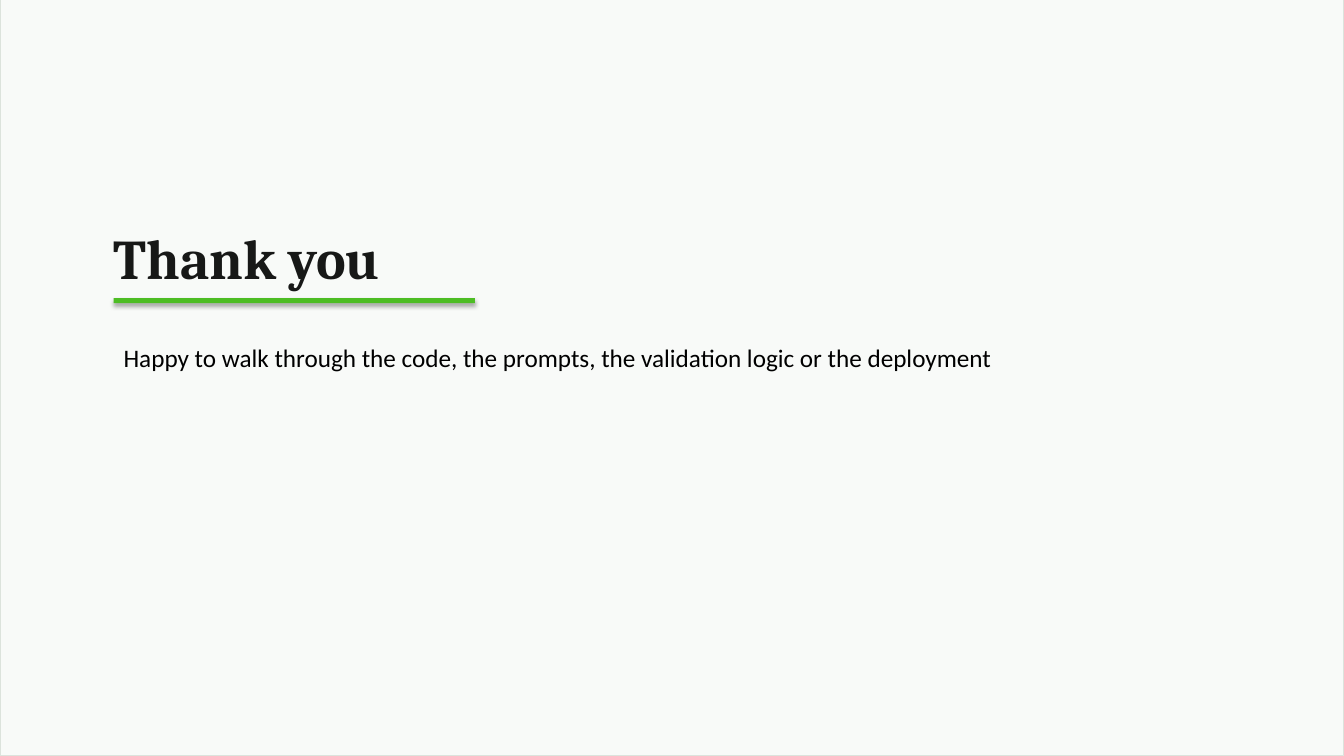
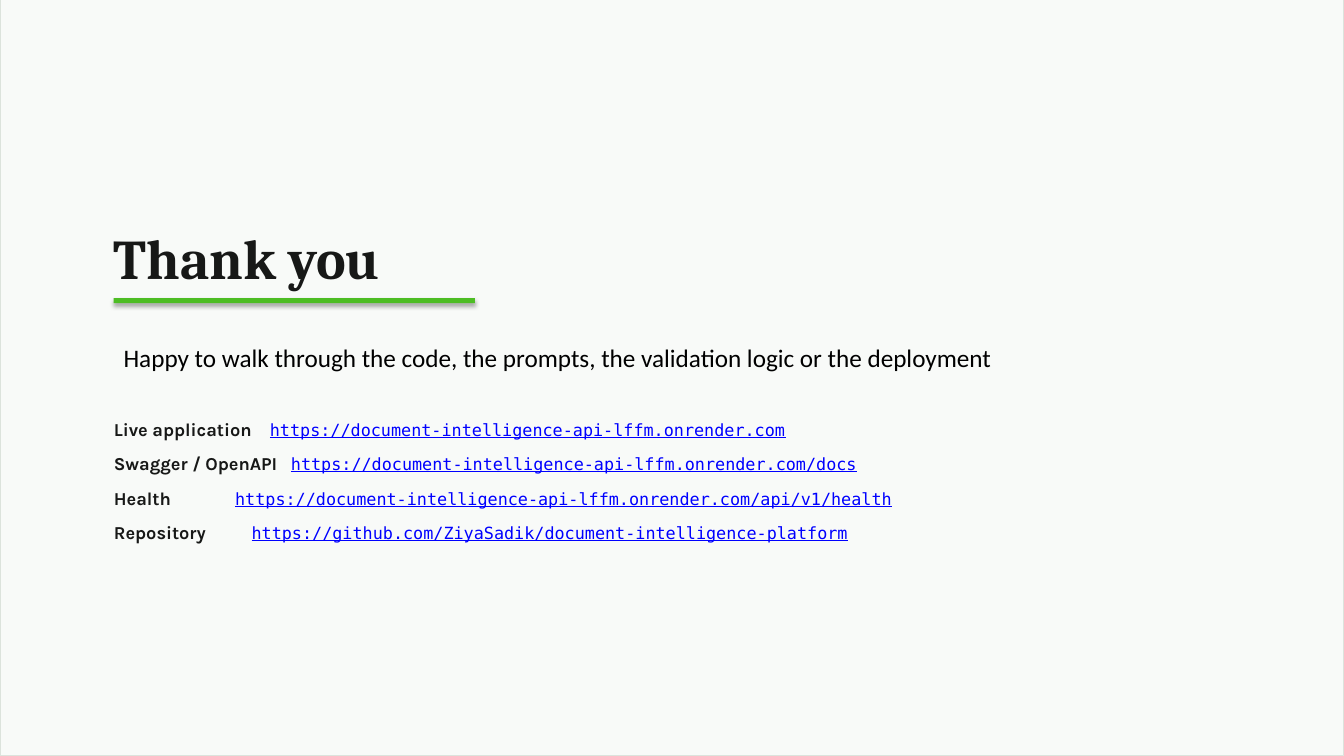
Before and after one commit to ZiyaSadik/document-intelligence-platform, a slide deck: slide 14 of docs/solution_presentation.pptx. Drawn at 1344x756 pixels with LibreOffice and Linux fonts; fonts in the diff are those of the drawing. Boxes give left, top, right and bottom in pixels: in the first picture for what was removed or moved away, otherwise in the second. Text is boxed around its words. In the diff, an @@ line names an element or a change of style, - is before the commit and + after.

```diff
--- a/docs/solution_presentation.pptx
+++ b/docs/solution_presentation.pptx
@@ text added at [114,423,892,543], 12 pt, text #0000FF, underline @@
+Live application https://document-intelligence-api-lffm.onrender.com
+Swagger / OpenAPI https://document-intelligence-api-lffm.onrender.com/docs
+Health https://document-intelligence-api-lffm.onrender.com/api/v1/health
+Repository https://github.com/ZiyaSadik/document-intelligence-platform
```
Also in this commit, not shown: 3 other slides changed, 5 other files.
